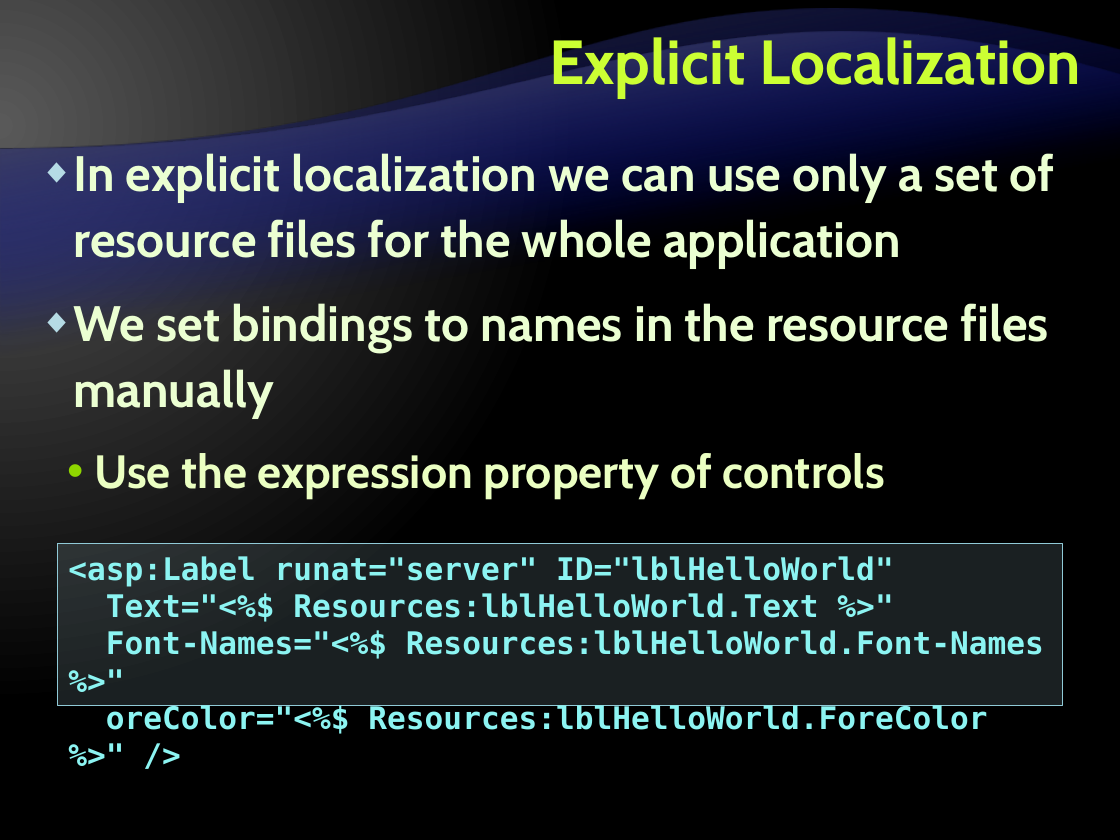
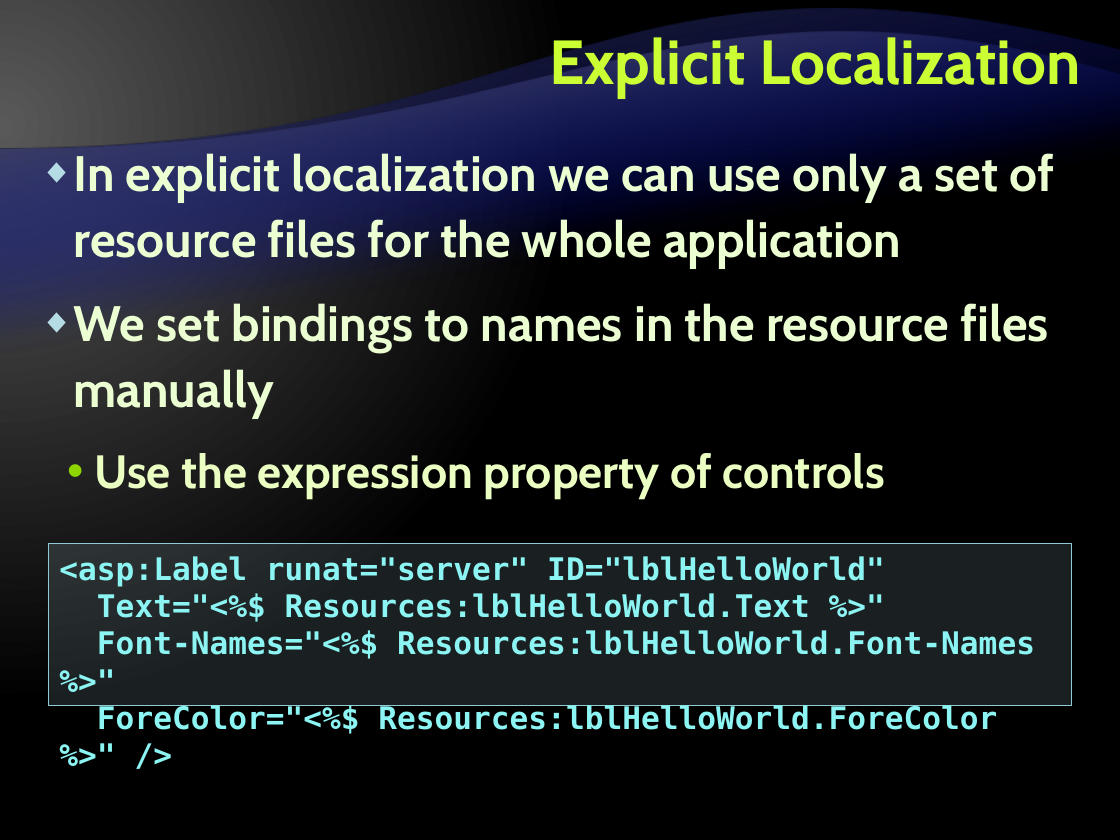
Before and after one commit to Graveheart/aspnetcourse, a slide deck: slide 41 of 2010/lectures/11. User-Controls-and-Master-Pages.pptx. Drawn at 1120x840 pixels with LibreOffice and Linux fonts; fonts in the diff are those of the drawing; background and template pictures are left out. Boxes give left, top, right and bottom in pixels: in the first picture for what was removed or moved away, otherwise in the second. Text is boxed around its words. In the diff, an @@ line names an element or a change of style, - is before the commit and + after.

```diff
--- a/2010/lectures/11. User-Controls-and-Master-Pages.pptx
+++ b/2010/lectures/11. User-Controls-and-Master-Pages.pptx
@@ rectangle "<asp:Label runat="server" ID="lblHelloWorld"": place and size @@
-rectangle "<asp:Label runat="server" ID="lblHelloWorld"" at box(57, 543, 1063, 706)
+rectangle "<asp:Label runat="server" ID="lblHelloWorld"" at box(48, 543, 1071, 706)
@@ text in rectangle at box(97, 705, 997, 734): text changed @@
-oreColor="<%$ Resources:lblHelloWorld.ForeColor %>" />
+ForeColor="<%$ Resources:lblHelloWorld.ForeColor %>" />
```
Also in this commit, not shown: 4 other slides changed, 1 other file.
